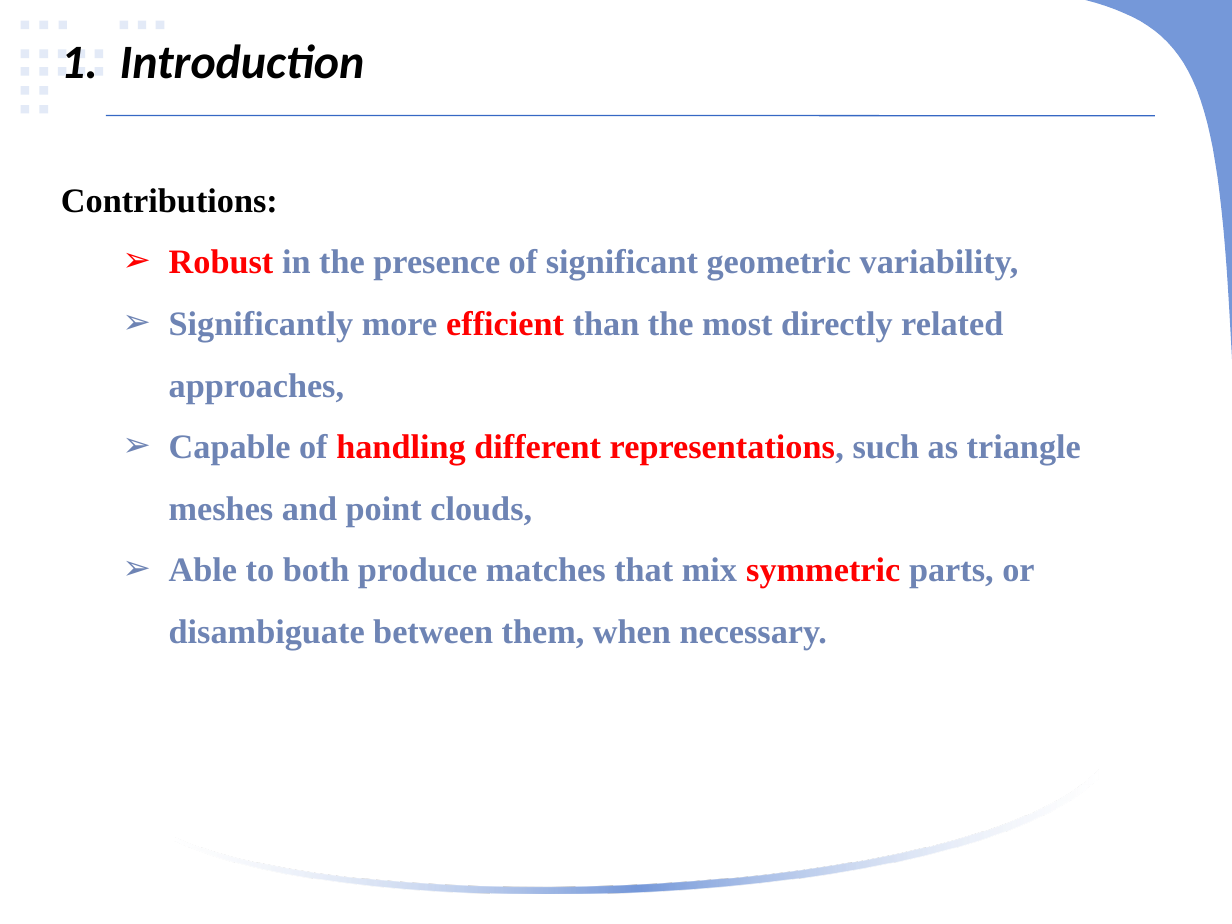
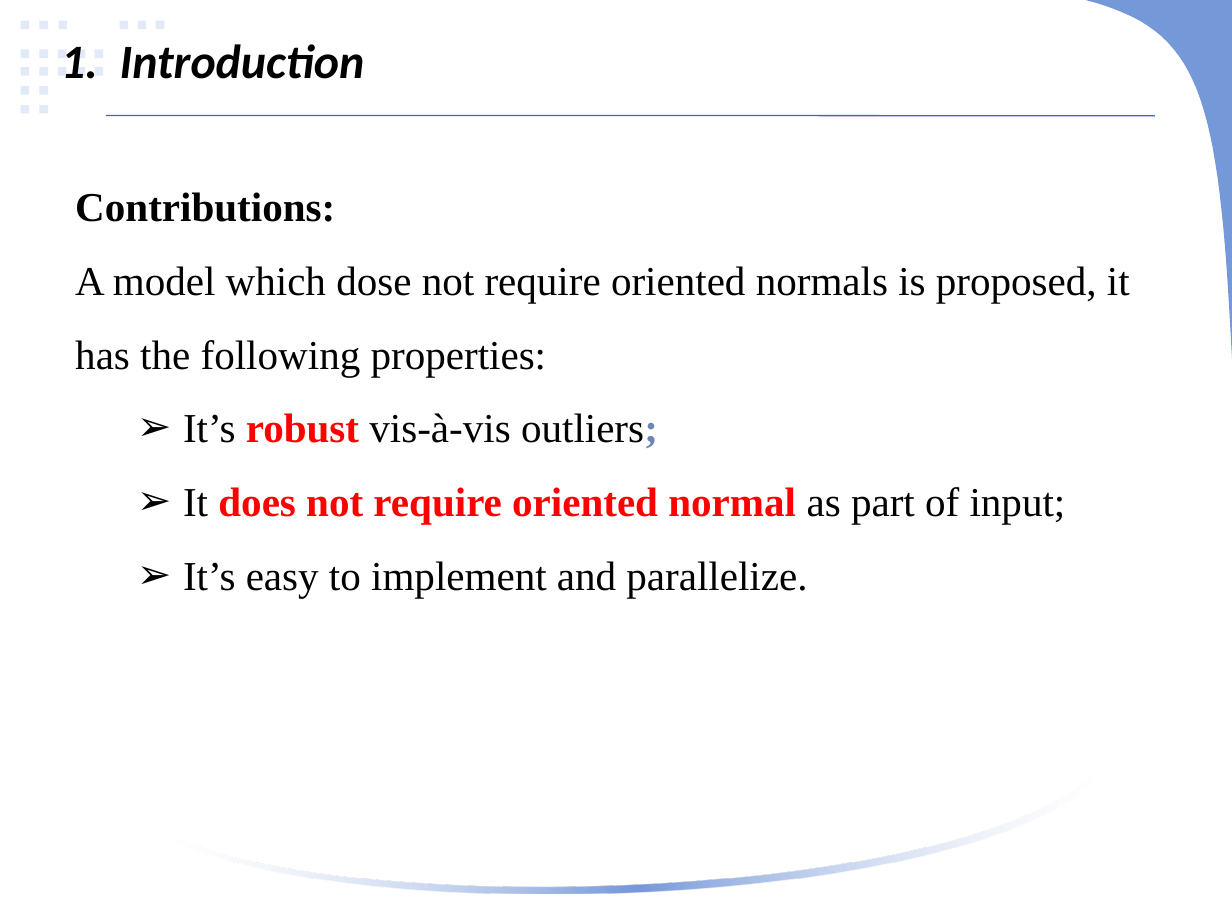
Before and after one commit to linlinge/mondy-speech, a slide deck: slide 3 of 1st March 25, 2019.pptx. Drawn at 1232x924 pixels with LibreOffice and Linux fonts; fonts in the diff are those of the drawing. Boxes give left, top, right and bottom in pixels: in the first picture for what was removed or moved away, otherwise in the second. Text is boxed around its words. In the diff, an @@ line names an element or a change of style, - is before the commit and + after.

```diff
--- a/1st March 25, 2019.pptx
+++ b/1st March 25, 2019.pptx
@@ text "Contributions:": place and size @@
-text "Contributions:" at [61, 188, 1081, 650]
+text "Contributions:" at [75, 192, 1130, 598]
@@ text at [75, 192, 335, 222]: size 20 to 24 pt in "Contributions:" @@
@@ text at [75, 266, 1130, 598]: text changed; size 20 to 24 pt; text colour #6E84B4 to #000000; bold off @@
-  ➢ Robust in the presence of significant geometric variability,
-  ➢ Significantly more efficient than the most directly related approaches,
-  ➢ Capable of handling different representations, such as triangle meshes and point clouds,
-  ➢ Able to both produce matches that mix symmetric parts, or
-    disambiguate between them, when necessary.
+A model which dose not require oriented normals is proposed, it has the following properties:
+  ➢ It’s robust vis-à-vis outliers;
+  ➢ It does not require oriented normal as part of input;
+  ➢ It’s easy to implement and parallelize.
```
Also in this commit, not shown: 2 other slides changed, 1 other file.
